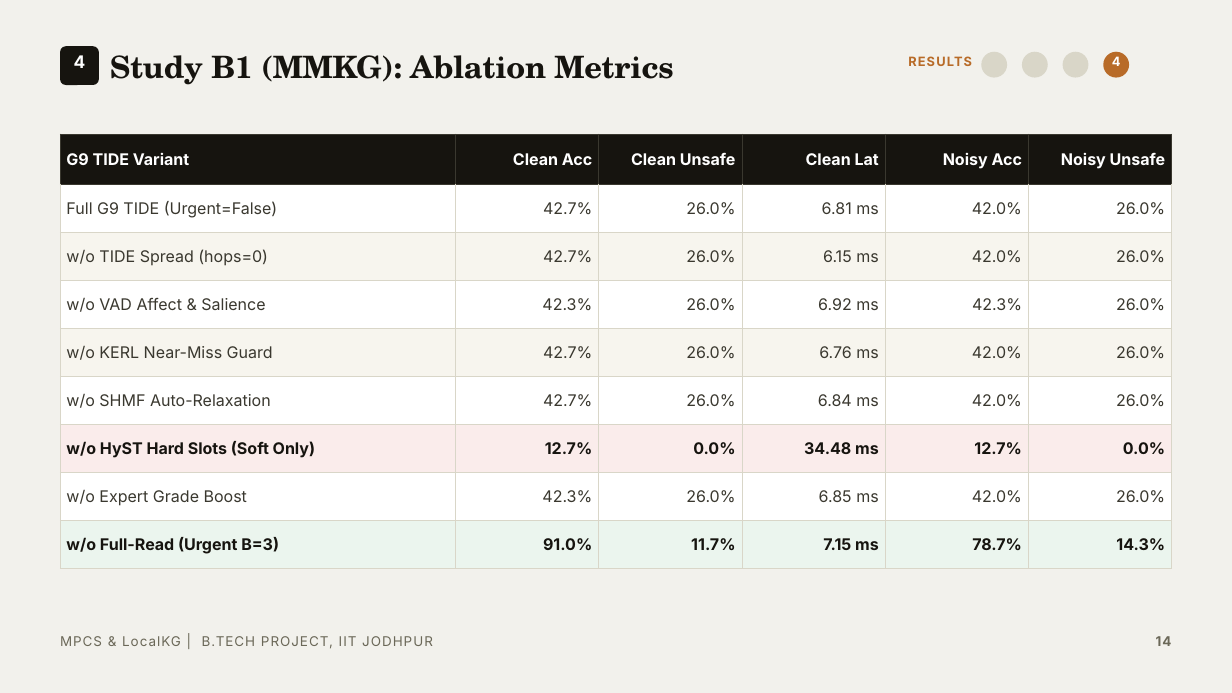
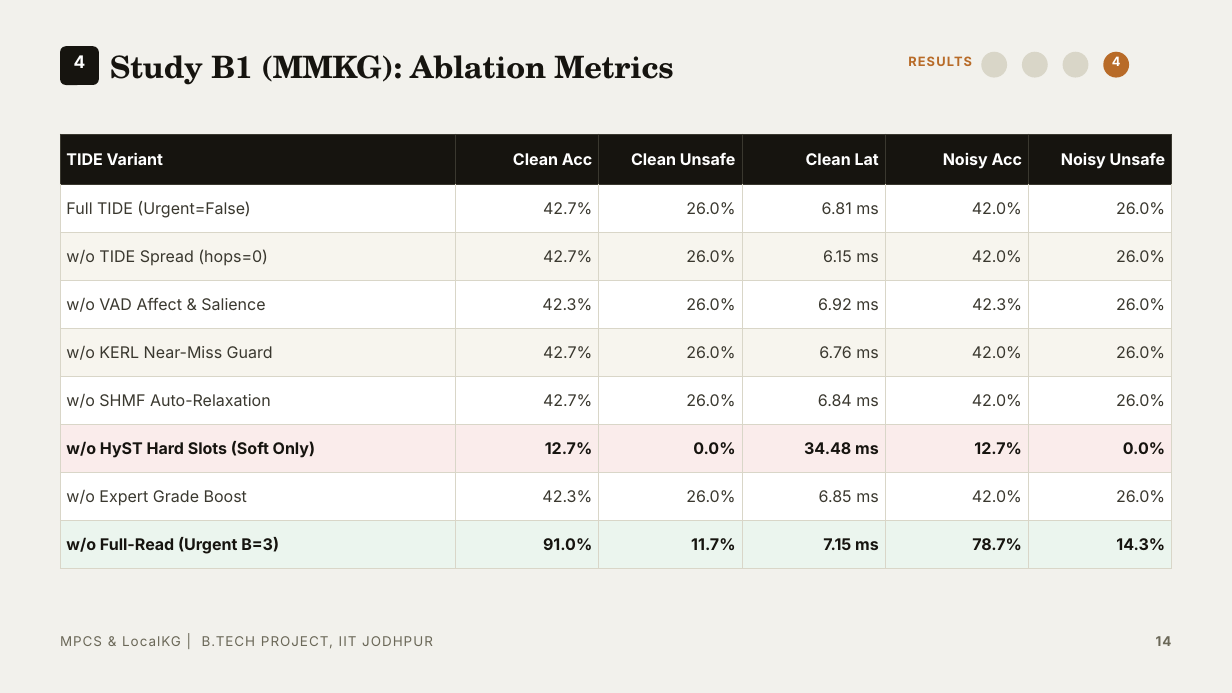
Before and after one commit to AurindumBanerjee/MPCS, a slide deck: slide 14 of report/PPT/BTP_PPT_Clean.pptx. Drawn at 1232x693 pixels with LibreOffice and Linux fonts; fonts in the diff are those of the drawing. Boxes give left, top, right and bottom in pixels: in the first picture for what was removed or moved away, otherwise in the second. Text is boxed around its words. In the diff, an @@ line names an element or a change of style, - is before the commit and + after.

```diff
--- a/report/PPT/BTP_PPT_Clean.pptx
+++ b/report/PPT/BTP_PPT_Clean.pptx
@@ table at <box>60,134,1172,568</box> @@
-row 1, column 1: G9 TIDE Variant
+row 1, column 1: TIDE Variant
-row 2, column 1: Full G9 TIDE (Urgent=False)
+row 2, column 1: Full TIDE (Urgent=False)
```
Also in this commit, not shown: 5 other slides changed, 3 other files.
